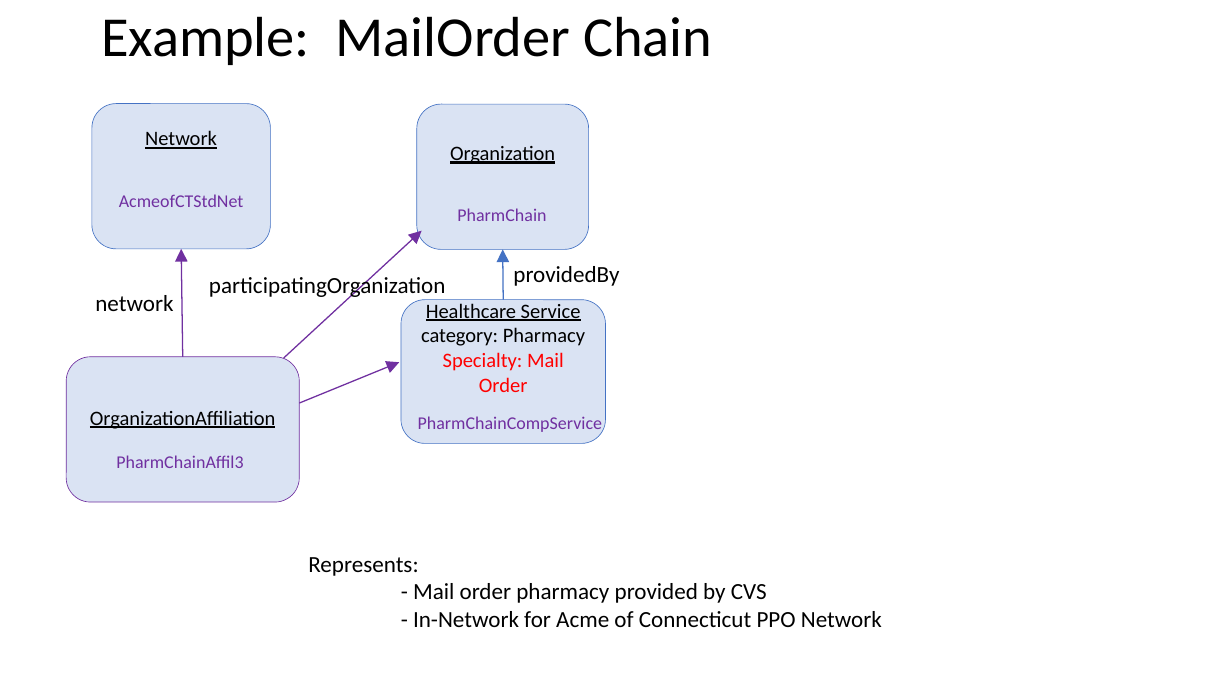
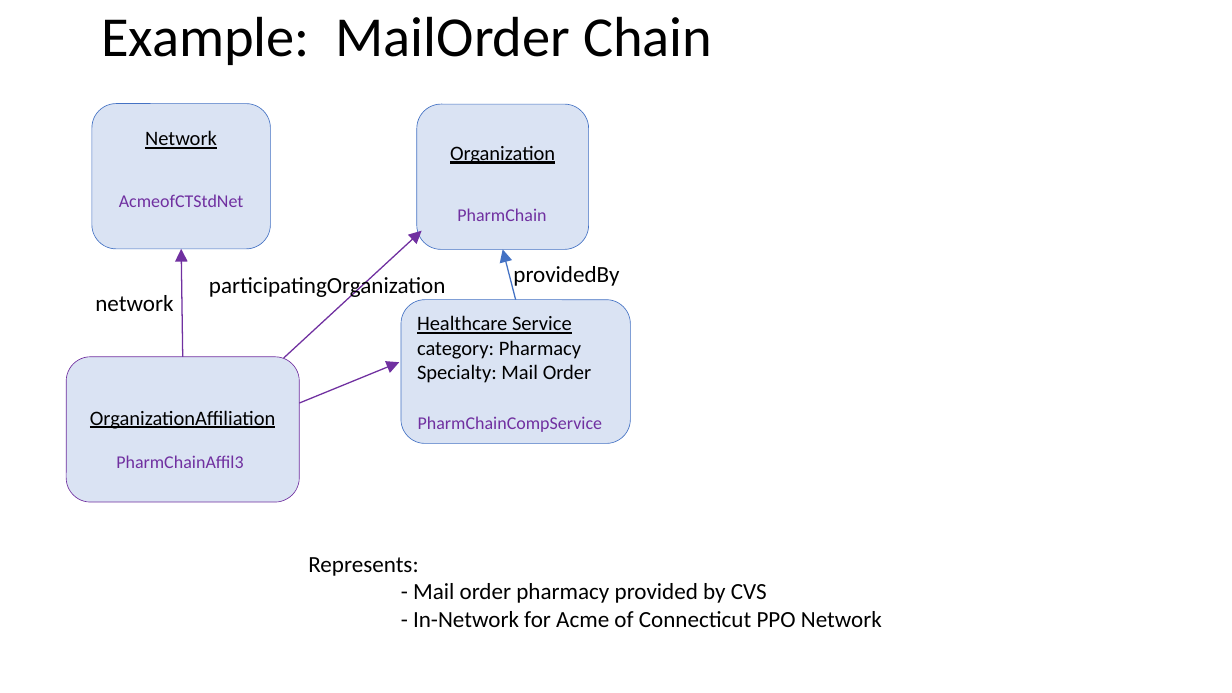
Before and after one commit to HL7/davinci-pdex-plan-net, a slide deck: slide 9 of fsh/ig-data/input/images/patterns.pptx. Drawn at 1232x693 pixels with LibreOffice and Linux fonts; fonts in the diff are those of the drawing. Boxes give left, top, right and bottom in pixels: in the first picture for what was removed or moved away, otherwise in the second. Text is boxed around its words. In the diff, an @@ line names an element or a change of style, - is before the commit and + after.

```diff
--- a/fsh/ig-data/input/images/patterns.pptx
+++ b/fsh/ig-data/input/images/patterns.pptx
@@ arrow moved from (504, 299) - (503, 250) to (516, 299) - (503, 250) @@
@@ rounded rectangle "Healthcare Service category: Pharmacy": place and size @@
-rounded rectangle "Healthcare Service category: Pharmacy" at (401, 299, 605, 444)
+rounded rectangle "Healthcare Service category: Pharmacy" at (401, 299, 630, 444)
@@ rounded rectangle "Healthcare Service category: Pharmacy" at (401, 299, 630, 444): text colour #FF0000 to #000000 in "Specialty: Mail Order"; alignment centre to left @@
```
Also in this commit, not shown: 1 other slide changed.
